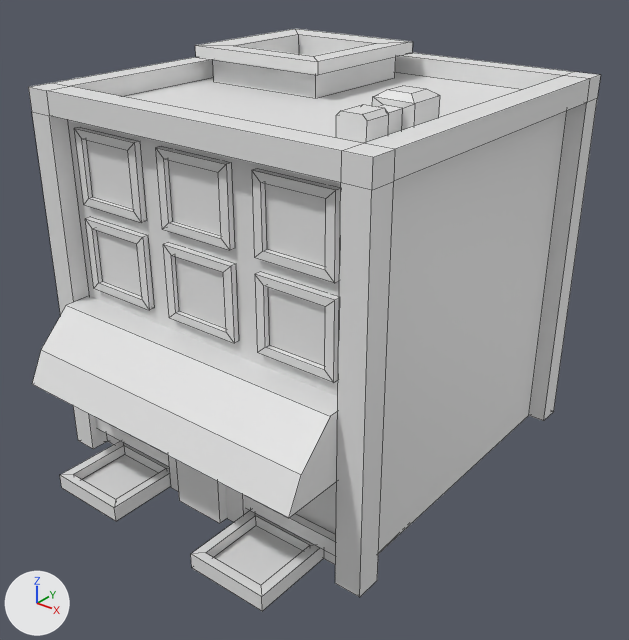
One commit to the FBX model assets/model_scene/Model/House/Build07.fbx: the scene before it, then after it.
Before and after are seen from a 50 mm camera at (7.53, -9.51, 7.76) aimed at (0.41, -0.61, 2.24). Every picture has the same lights, and +X, +Y and +Z are marked at lower left. Mesh edges are drawn as thin lines. Where no turn or scale is listed for an object, it has been applied to the vertices.

Names of what the first picture shows: 'Building07'.
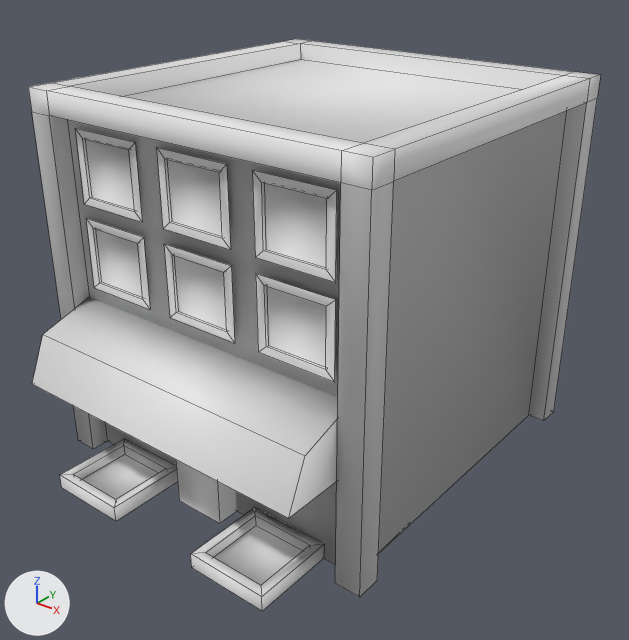
Where the change shows, as pixel boxes [x1, y1, x2, y2] in the pictures (629 x 640 px; the box of a moved part takes in the faces that stretch with it):
'Building07', reshaped
    before: [28, 29, 601, 611]
    after: [28, 39, 601, 611]
part 1 of me_building07, rebuilt
    before: [252, 169, 341, 283]
    after: [253, 170, 337, 283]
part 2 of me_building07, rebuilt (6% narrower)
    before: [163, 242, 239, 343]
    after: [164, 244, 235, 343]
part 3 of me_building07, rebuilt
    before: [255, 272, 339, 383]
    after: [256, 274, 336, 382]
part 4 of me_building07, rebuilt (7% narrower)
    before: [74, 127, 146, 223]
    after: [75, 128, 142, 222]
part 5 of me_building07, rebuilt (7% narrower)
    before: [85, 217, 154, 310]
    after: [86, 218, 150, 309]
part 6 of me_building07, rebuilt (6% narrower)
    before: [156, 146, 235, 250]
    after: [157, 148, 231, 250]
part 7 of me_building07, deleted
    before: [336, 86, 440, 143]
part 8 of me_building07, deleted
    before: [195, 29, 413, 98]
part 9 of me_building07, deleted
    before: [168, 455, 250, 522]
part 10 of me_building07, deleted
    before: [96, 418, 336, 556]
part 11 of me_building07, moved or reshaped
    before: [32, 296, 338, 518]
    after: [32, 297, 338, 518]

The change in detail:
me_building07 is used by ob_building07; location (0.0, 0.0, 0.0).
me_building07 had 280 vertices, 235 faces and spanned x -2.68..2.84, y -3.69..2.76, z 0.0..5.78.
me_building07 now has 180 vertices, 155 faces and spans x -2.68..2.84, y -3.69..2.76, z 0.0..5.52.
me_building07 part 1: the loose piece of 16 vertices spanning x 1.08..2.26, y -2.57..-2.48, z 3.99..5.03 is rebuilt with 12 vertices and now spans x 1.08..2.26, y -2.56..-2.51, z 3.99..5.03.
me_building07 part 2: the loose piece of 16 vertices spanning x -0.49..0.69, y -2.57..-2.48, z 2.74..3.78 is rebuilt with 12 vertices and now spans x -0.49..0.69, y -2.56..-2.51, z 2.74..3.78.
me_building07 part 3: the loose piece of 16 vertices spanning x 1.08..2.26, y -2.57..-2.48, z 2.74..3.78 is rebuilt with 12 vertices and now spans x 1.08..2.26, y -2.56..-2.51, z 2.74..3.78.
me_building07 part 4: the loose piece of 16 vertices spanning x -2.05..-0.88, y -2.57..-2.48, z 3.99..5.03 is rebuilt with 12 vertices and now spans x -2.05..-0.88, y -2.56..-2.51, z 3.99..5.03.
me_building07 part 5: the loose piece of 16 vertices spanning x -2.05..-0.88, y -2.57..-2.48, z 2.74..3.78 is rebuilt with 12 vertices and now spans x -2.05..-0.88, y -2.56..-2.51, z 2.74..3.78.
me_building07 part 6: the loose piece of 16 vertices spanning x -0.49..0.69, y -2.57..-2.48, z 3.99..5.03 is rebuilt with 12 vertices and now spans x -0.49..0.69, y -2.56..-2.51, z 3.99..5.03.
me_building07 part 7: the loose piece of 34 vertices spanning x 1.39..1.99, y -1.55..-0.14, z 5.15..5.66 is deleted.
me_building07 part 8: the loose piece of 24 vertices spanning x -2.28..0.05, y -0.09..2.23, z 5.24..5.78 is deleted.
me_building07 part 9: the loose piece of 8 vertices spanning x -0.62..0.83, y -2.68..-2.54, z 0.0..1.82 is deleted.
me_building07 part 10: the loose piece of 8 vertices spanning x -2.38..2.54, y -2.64..-2.53, z 0.31..0.53 is deleted.
Part 11, on me_building07:
4 vertices are removed from x -2.29..2.46, y -3.4..-2.9, z 2.02..2.52.
6 faces are deleted.
2 vertices are added at (-2.29, -3.34, 2.23), (2.46, -3.34, 2.23).
4 new faces join them.
me_building07 part 12: the surface is now shaded smooth.
